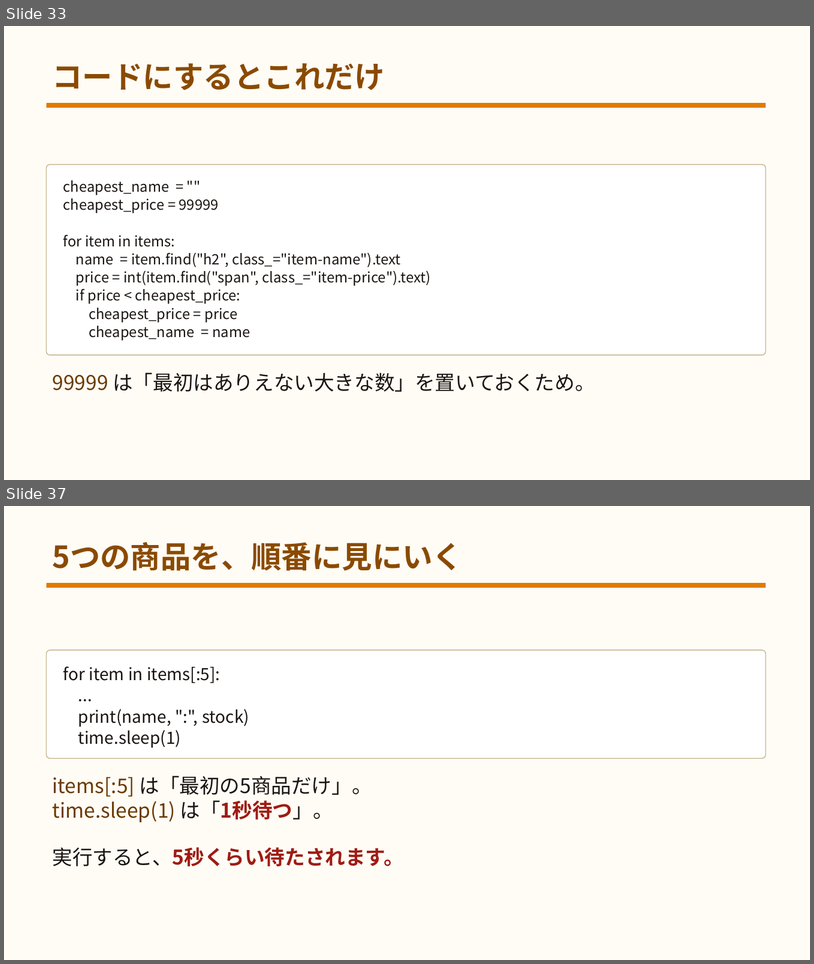
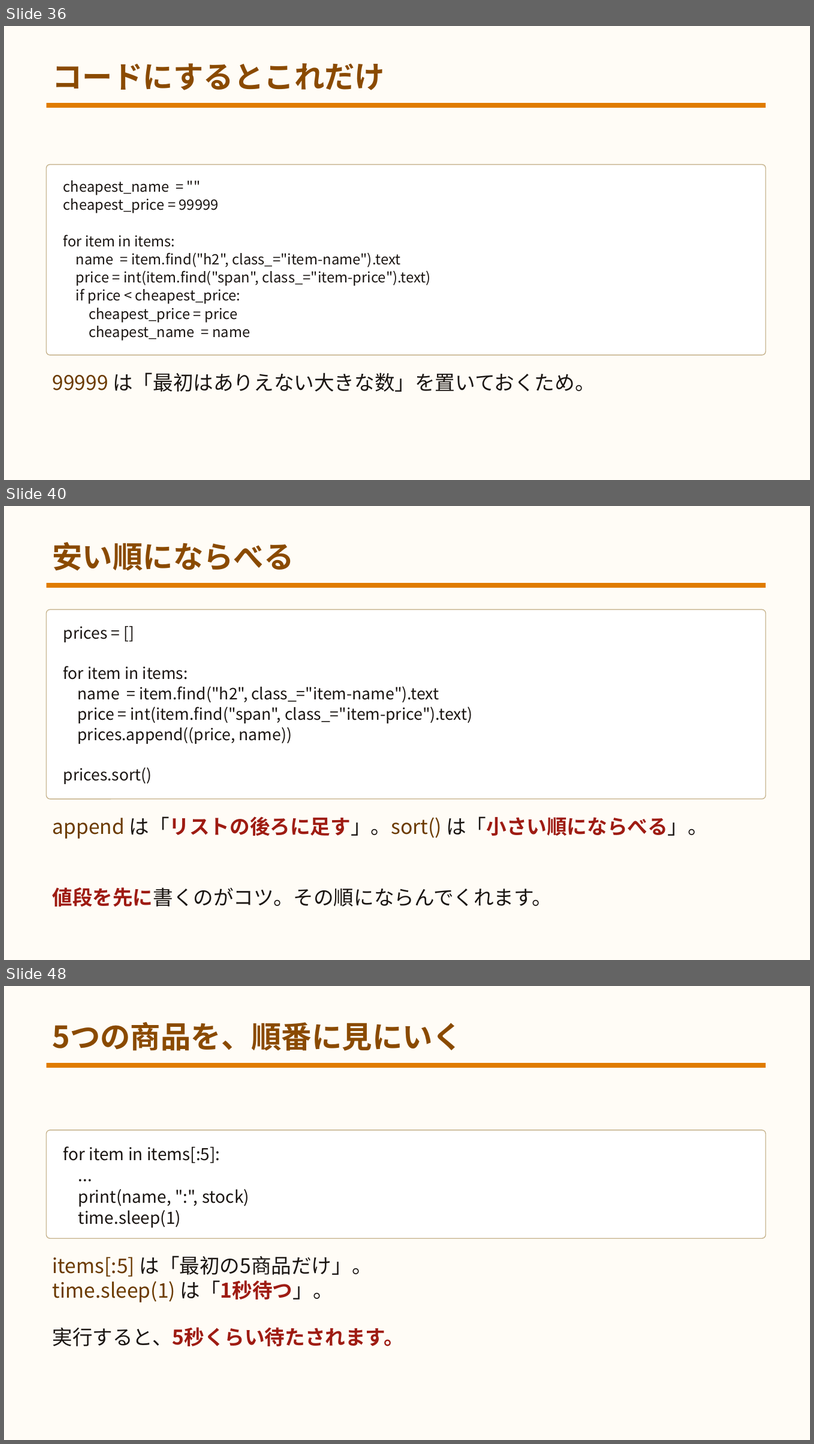
Before and after one commit to yuracode/isshop, a slide deck: docs/slides.pptx. Shown one above the other, each under a label of ours: slides 33 and 37 before the commit, slides 36, 40 and 48 after it; the slides between them are not shown. The pictures are 814x964 and 814x1444 pixels, drawn with LibreOffice and Linux fonts; fonts in the diff are those of the drawing. Boxes give left, top, right and bottom in pixels: in the first picture for what was removed or moved away, otherwise in the second. Text is boxed around its words. In the diff, an @@ line names an element or a change of style, - is before the commit and + after.

```diff
--- a/docs/slides.pptx
+++ b/docs/slides.pptx
@@ slide 40 added at [4,506,810,960], background #FFFCF6 @@
@@ text added at [52,542,294,571], 36 pt, text #8A4A00, bold @@
+安い順にならべる
@@ rectangle added at [47,583,766,588], fill #E07B00 @@
@@ rounded rectangle added at [47,609,766,799], fill #FFFFFF, outline #C7B48E 1 pt @@
@@ text added at [63,626,473,784], 19 pt, text #1A1512 @@
+prices = []
+for item in items:
+name = item.find("h2", class_="item-name").text
+price = int(item.find("span", class_="item-price").text)
+prices.append((price, name))
+prices.sort()
@@ text added at [52,816,708,838], 24 pt, text #9E1B12 @@
+append は「リストの後ろに足す」。sort() は「小さい順にならべる」。
@@ text added at [52,887,552,906], 24 pt, text #1A1512 @@
+値段を先に書くのがコツ。その順にならんでくれます。
@@ what was slide 33 is now slide 36 @@
@@ what was slide 37 is now slide 48 @@
```
Also in this commit, not shown: 6 slides changed, 10 other slides added, 15 other files.
